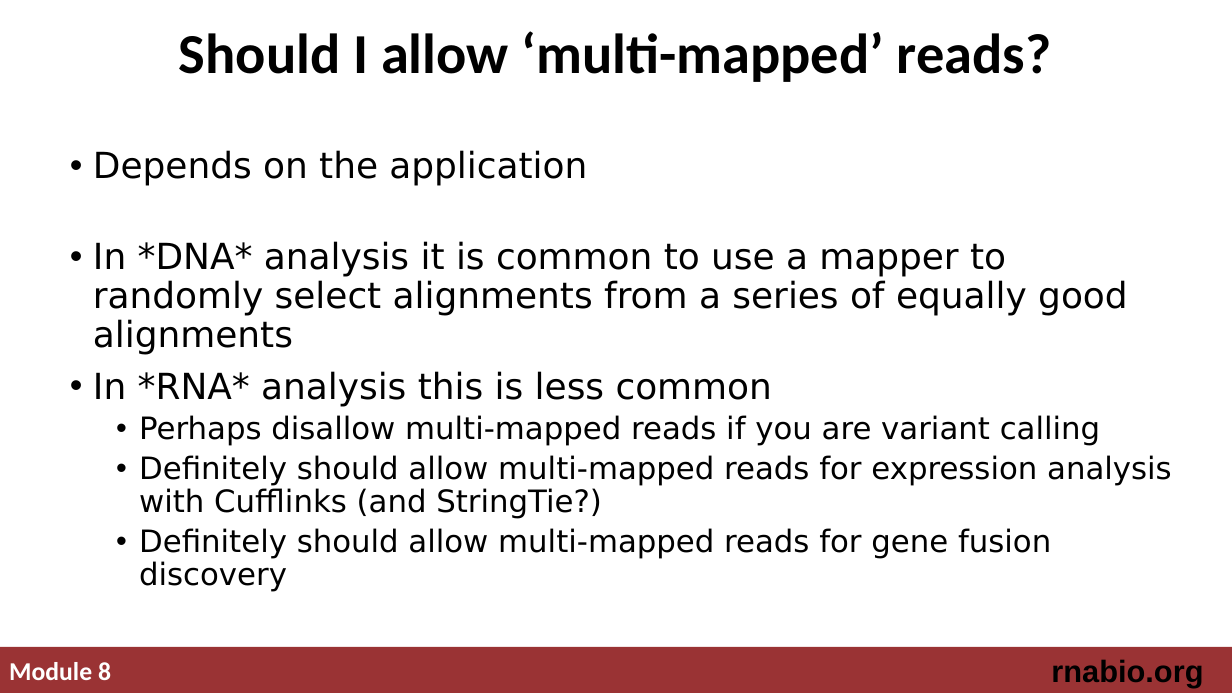
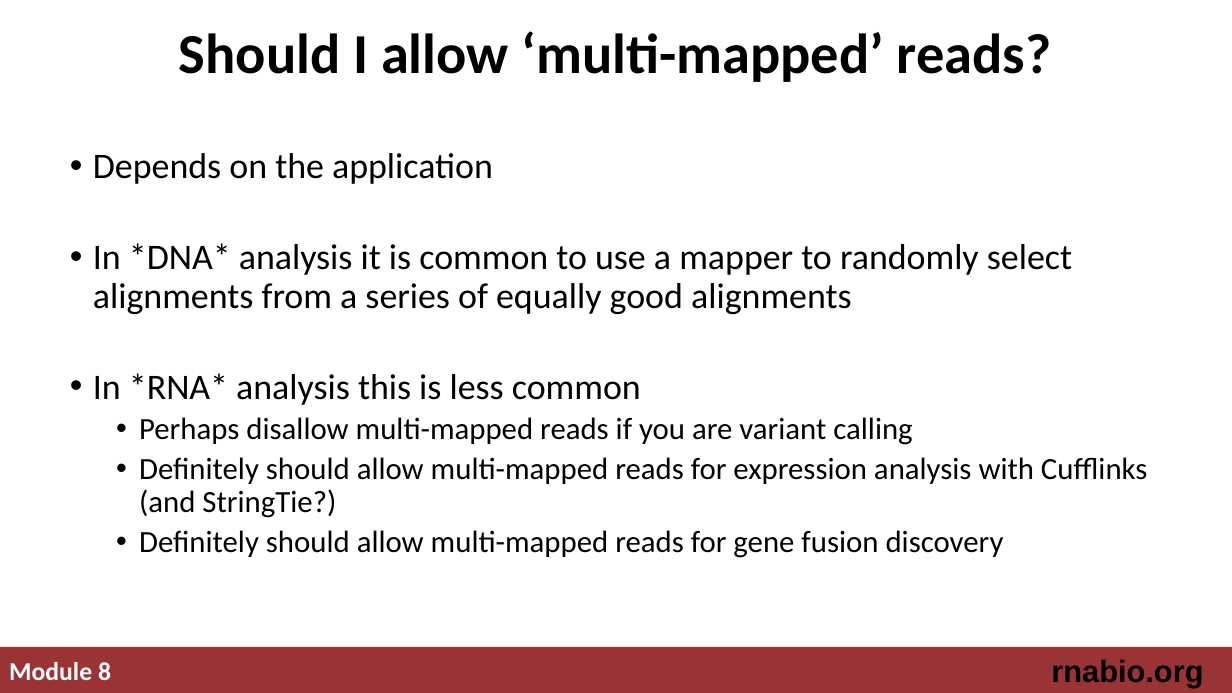
Before and after one commit to griffithlab/rnabio.org, a slide deck: slide 14 of assets/lectures/cbw-cshl/2019/mini/RNASeq_MiniLecture_08_01_Alignment.pptx (slide 16 before the commit). Drawn at 1232x693 pixels with LibreOffice and Linux fonts; fonts in the diff are those of the drawing. Boxes give left, top, right and bottom in pixels: in the first picture for what was removed or moved away, otherwise in the second. Text is boxed around its words. In the diff, an @@ line names an element or a change of style, - is before the commit and + after.

Commit message:
updating alignment slides

```diff
--- a/assets/lectures/cbw-cshl/2019/mini/RNASeq_MiniLecture_08_01_Alignment.pptx
+++ b/assets/lectures/cbw-cshl/2019/mini/RNASeq_MiniLecture_08_01_Alignment.pptx
@@ text "Depends on the application" at box(93, 153, 1147, 558): font DejaVu Sans to Calibri @@
```
Also in this commit, not shown: 7 other slides changed, 1 slide added, 3 slides removed, 2 other files.
